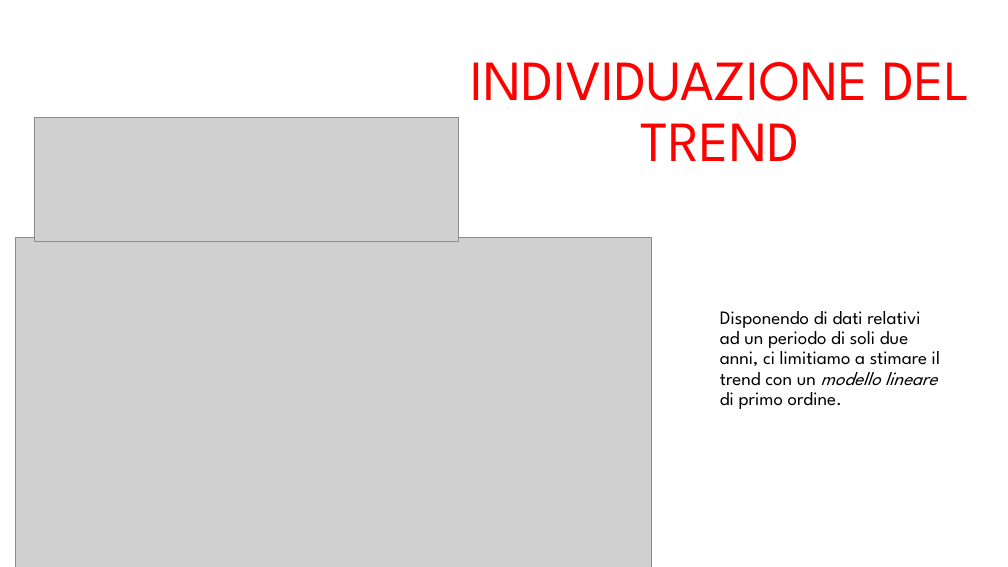
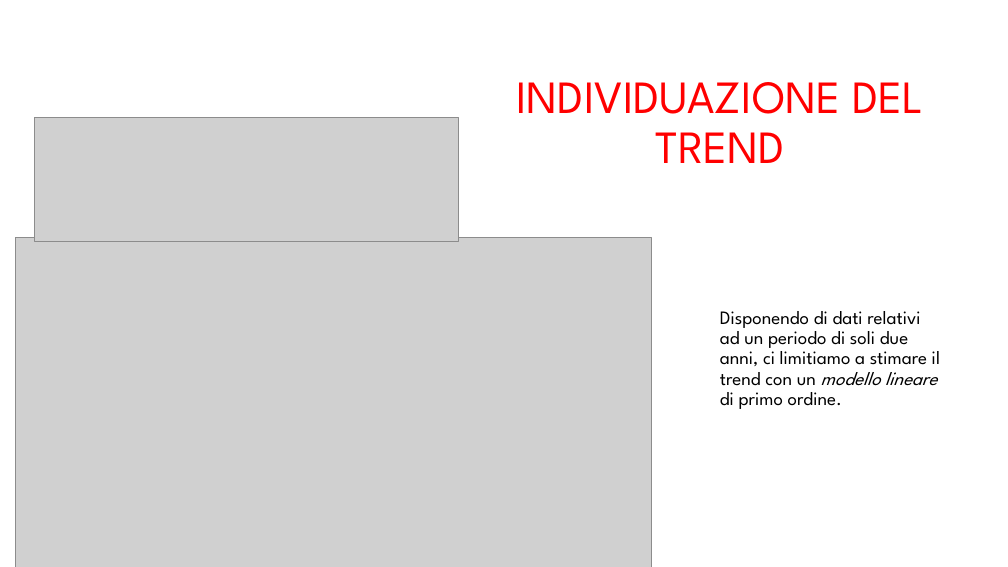
Before and after one commit to arrostini/predittoreDomeniche, a slide deck: slide 9 of progettomatlabfine.pptx (slide 10 before the commit). Drawn at 1008x567 pixels with LibreOffice and Linux fonts; fonts in the diff are those of the drawing; grey boxes stand for pictures; background and template pictures are left out. Boxes give left, top, right and bottom in pixels: in the first picture for what was removed or moved away, otherwise in the second. Text is boxed around its words. In the diff, an @@ line names an element or a change of style, - is before the commit and + after.

```diff
--- a/progettomatlabfine.pptx
+++ b/progettomatlabfine.pptx
@@ title "INDIVIDUAZIONE DEL TREND" at (516,82,923,163): size 54 to 44 pt @@
```
Also in this commit, not shown: 6 other slides changed, 2 slides added, 1 slide removed.
